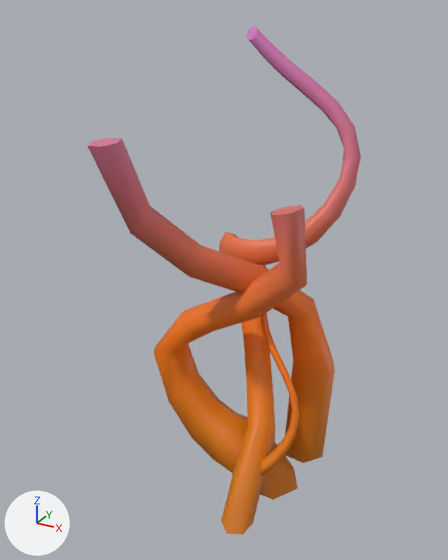
One commit to the FBX model LeyuGame/Assets/Models/Props/Opvulling/Corals/MOD_Coral2.fbx: the scene before it, then after it.
The view is the same before and after, from a 50 mm lens placed at (0.0382, -0.0706, 0.0687), pointed at (-0.0005, -0.0002, 0.0335). Lighting does not change. The marker at lower left points along +X, +Y and +Z. Where no turn or scale is listed for an object, it has been applied to the vertices.

The first picture shows 'MOD_Coral2'.
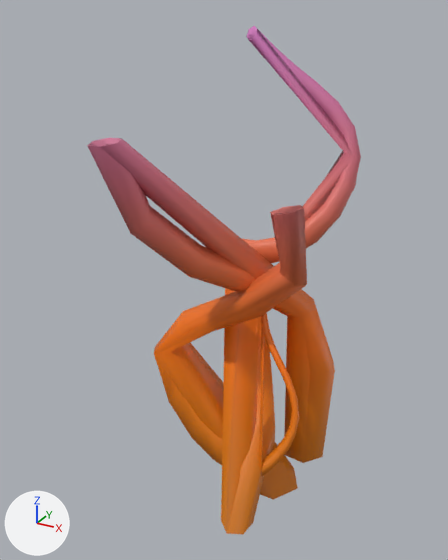
The newer file is also turned or shifted as a whole; pictures and numbers use the older file's frame.

Boxes (x1, y1, x2, y2) around the edits, measured in the pictures (448 x 560 px):
'MOD_Coral2_LOD1', added: after (90, 29, 353, 533)

What changed in the scene script:
```text
Add me_mesh_001:
    me_mesh_001.from_pydata(...)  # 78 vertices, 65 faces; spans x -0.0135..0.0135, y -0.0154..0.0141, z 0.0..0.0661
    me_mesh_001.materials.append(mat_mat_coral2)  # picture img_tex_coral2_png
Add ob_mod_coral2_lod1:
    ob_mod_coral2_lod1 = bpy.data.objects.new('MOD_Coral2_LOD1', me_mesh_001)
    ob_mod_coral2_lod1.location = (0.0, 0.0, 0.0)
```
